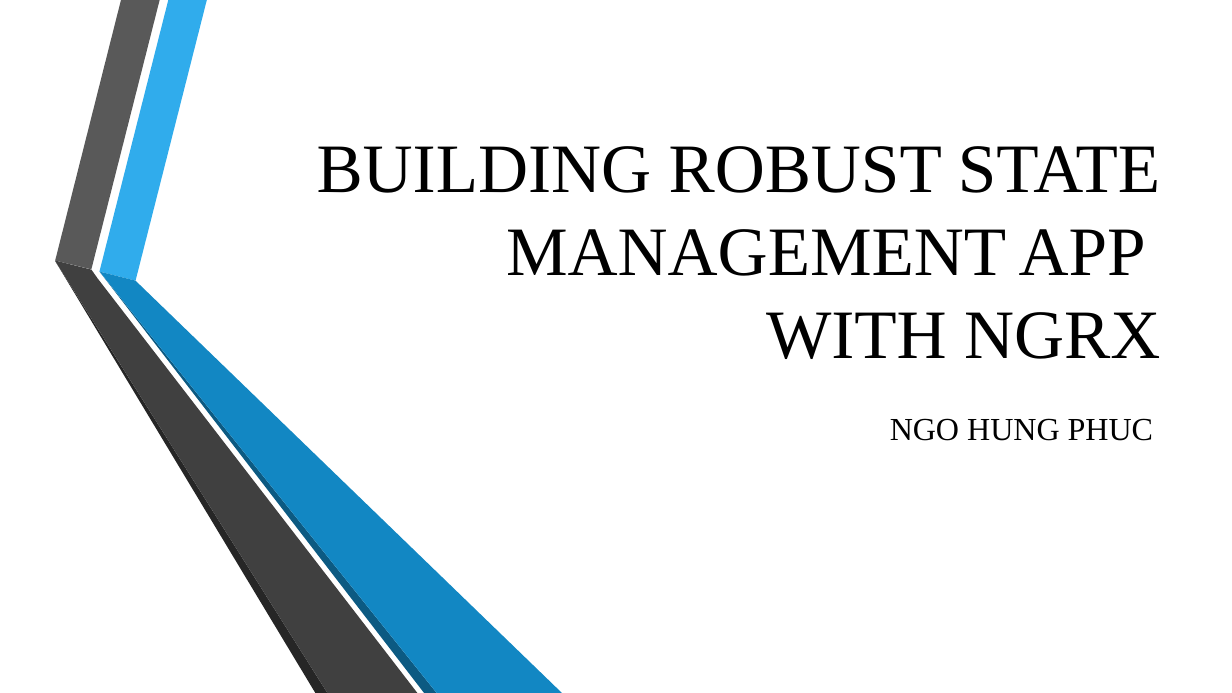
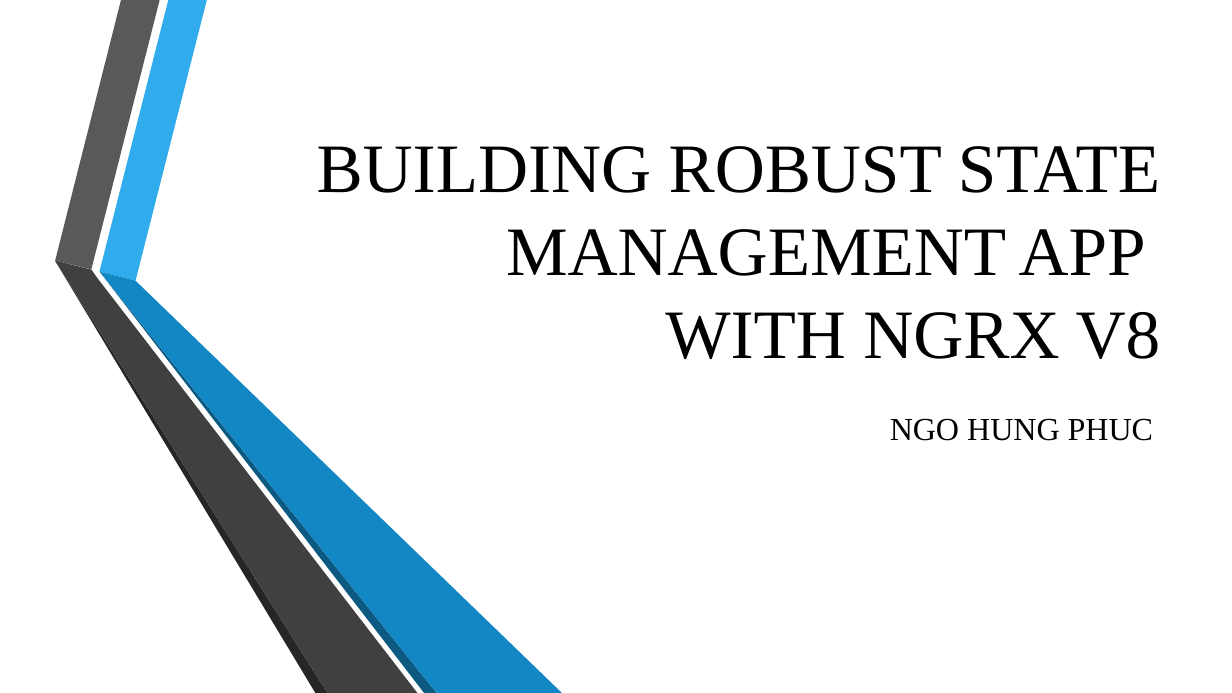
Before and after one commit to ngohungphuc/Presentation, a slide deck: slide 1 of NgRx/NGRX Part 2.pptx. Drawn at 1232x693 pixels with LibreOffice and Linux fonts; fonts in the diff are those of the drawing; background and template pictures are left out. Boxes give left, top, right and bottom in pixels: in the first picture for what was removed or moved away, otherwise in the second. Text is boxed around its words. In the diff, an @@ line names an element or a change of style, - is before the commit and + after.

Commit message:
update

```diff
--- a/NgRx/NGRX Part 2.pptx
+++ b/NgRx/NGRX Part 2.pptx
@@ title at (317, 146, 1161, 359): text changed @@
-BUILDING ROBUST STATE MANAGEMENT APP
-WITH NGRX
+BUILDING ROBUST STATE MANAGEMENT APP
+WITH NGRX V8
```
